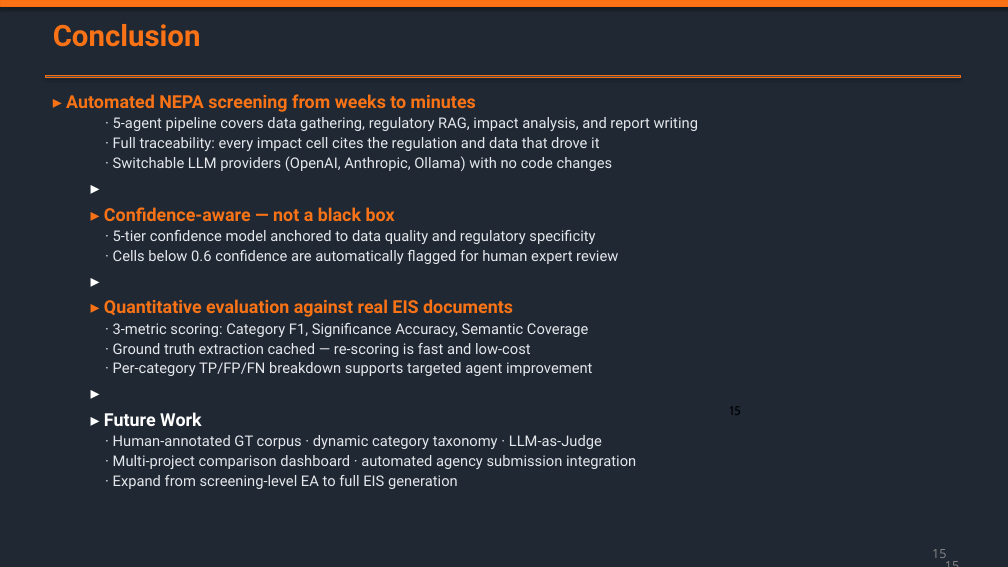
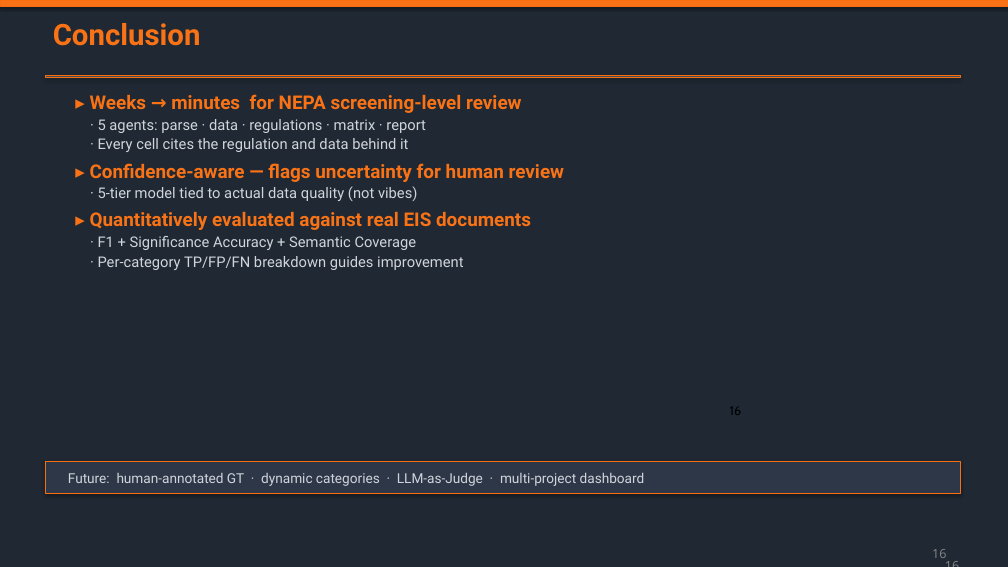
Before and after one commit to sandjman56/hackathon, a slide deck: slide 16 of EIA_Agent_System_Presentation.pptx (slide 15 before the commit). Drawn at 1008x567 pixels with LibreOffice and Linux fonts; fonts in the diff are those of the drawing. Boxes give left, top, right and bottom in pixels: in the first picture for what was removed or moved away, otherwise in the second. Text is boxed around its words. In the diff, an @@ line names an element or a change of style, - is before the commit and + after.

```diff
--- a/EIA_Agent_System_Presentation.pptx
+++ b/EIA_Agent_System_Presentation.pptx
@@ text at (90,94,564,270): text changed; text colour #E5E7EB to #D1D5DB @@
-▸ Automated NEPA screening from weeks to minutes
-  · 5-agent pipeline covers data gathering, regulatory RAG, impact analysis, and report writing
-  · Full traceability: every impact cell cites the regulation and data that drove it
-  · Switchable LLM providers (OpenAI, Anthropic, Ollama) with no code changes
-▸
-▸ Confidence-aware — not a black box
-  · 5-tier confidence model anchored to data quality and regulatory specificity
-  · Cells below 0.6 confidence are automatically flagged for human expert review
-▸
-▸ Quantitative evaluation against real EIS documents
-  · 3-metric scoring: Category F1, Significance Accuracy, Semantic Coverage
-  · Ground truth extraction cached — re-scoring is fast and low-cost
-  · Per-category TP/FP/FN breakdown supports targeted agent improvement
-▸
-▸ Future Work
-  · Human-annotated GT corpus · dynamic category taxonomy · LLM-as-Judge
-  · Multi-project comparison dashboard · automated agency submission integration
-  · Expand from screening-level EA to full EIS generation
+▸ Weeks → minutes for NEPA screening-level review
+· 5 agents: parse · data · regulations · matrix · report
+· Every cell cites the regulation and data behind it
+▸ Confidence-aware — flags uncertainty for human review
+· 5-tier model tied to actual data quality (not vibes)
+▸ Quantitatively evaluated against real EIS documents
+· F1 + Significance Accuracy + Semantic Coverage
+· Per-category TP/FP/FN breakdown guides improvement
@@ rectangle added at (45,461,960,493), fill #2D3748, outline #F96F10 0.75 pt @@
@@ text added at (68,472,645,486), 13 pt, text #D1D5DB @@
+Future: human-annotated GT · dynamic categories · LLM-as-Judge · multi-project dashboard
@@ page number at (932,549,946,558): text changed @@
-15
+16
@@ page number at (941,554,964,567): text changed @@
-15
+16
```
Also in this commit, not shown: 11 other slides changed, 4 slides added, 3 slides removed, 1 other file.
